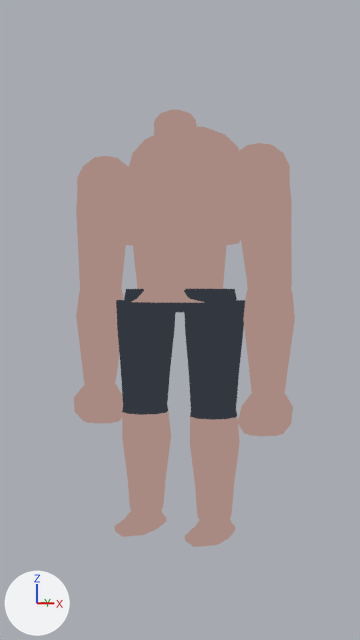
The Blender file assets/series-lead/rig-3d/infected/tank-rig.blend, before and after one commit.
One viewpoint serves both versions: the file's camera 'LeadCam'. The lights are fixed; the arrows at lower left show +X, +Y and +Z. The first picture is the older version.

Objects in the first picture: 'Tank_Arms', 'Tank_Head', 'Tank_Legs', 'Tank_Torso'.
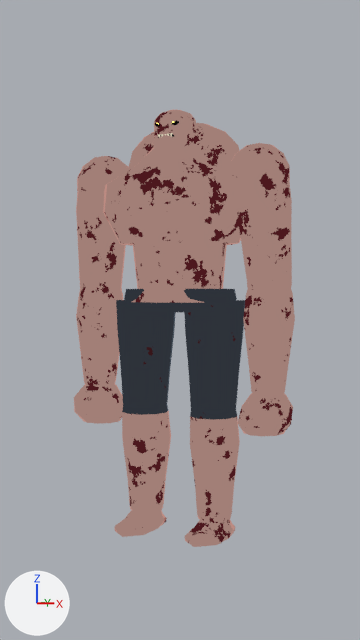
What differs and where, as boxes [x1, y1, x2, y2] in the pictures (360 x 640 px):
'Tank_Arms', surface changed
    both: [76, 143, 294, 436]
'Tank_Legs', surface changed
    both: [116, 289, 245, 545]
'Tank_Torso', surface changed (darker)
    both: [103, 126, 242, 303]
'Tank_Head', surface changed (darker)
    both: [153, 110, 196, 149]
'Tank_HorrorFace', added
    after: [155, 120, 179, 138]

The change, as a list of edits to the scene's bpy script:
```text
Change mat_mat_tank_skin:
    remove # nodes: Group, OutputMaterial
    remove # colours: beige #a88a82, brown #7d635c
    nodes: Emission, Group, LayerWeight, Mix x2, OutputMaterial, TexCoord, TexNoise, ValToRGB x2
    colours: brown #a38078, brown #694d47, black #000000, white #ffffff, dark red #4d181e, grey #b8b8b8, pink #d4968c
Add mat_mat_tank_socket:
    mat_mat_tank_socket = bpy.data.materials.new('Mat_Tank_Socket')
    mat_mat_tank_socket.use_nodes = True; mat_mat_tank_socket.node_tree.nodes.clear()
    _N = mat_mat_tank_socket.node_tree.nodes; _L = mat_mat_tank_socket.node_tree.links
    n0 = _N.new('ShaderNodeOutputMaterial'); n0.name = 'Material Output'
    n1 = _N.new('ShaderNodeGroup'); n1.name = 'Cel2Tone'
    n1.node_tree = ng_cel2tone
    n1.inputs[0].default_value = (0.00335, 0.00273, 0.00273, 1.0)  # 'BaseColor', black #0b0909
    n1.inputs[1].default_value = (0.00121, 0.000911, 0.000911, 1.0)  # 'ShadowColor', black #040303
    n1.inputs[2].default_value = 0.35  # 'Threshold'
    n1.inputs[3].default_value = 0.0  # 'LightTintMix'
    _L.new(n1.outputs[0], n0.inputs[0])  # 'Color' to 'Surface'
Add mat_mat_tank_teeth:
    mat_mat_tank_teeth = bpy.data.materials.new('Mat_Tank_Teeth')
    mat_mat_tank_teeth.use_nodes = True; mat_mat_tank_teeth.node_tree.nodes.clear()
    _N = mat_mat_tank_teeth.node_tree.nodes; _L = mat_mat_tank_teeth.node_tree.links
    n0 = _N.new('ShaderNodeOutputMaterial'); n0.name = 'Material Output'
    n1 = _N.new('ShaderNodeGroup'); n1.name = 'Cel2Tone'
    n1.node_tree = ng_cel2tone
    n1.inputs[0].default_value = (0.708, 0.644, 0.479, 1.0)  # 'BaseColor', pale yellow #dbd2b8
    n1.inputs[1].default_value = (0.305, 0.27, 0.175, 1.0)  # 'ShadowColor', yellow #968e74
    n1.inputs[2].default_value = 0.35  # 'Threshold'
    n1.inputs[3].default_value = 0.0  # 'LightTintMix'
    _L.new(n1.outputs[0], n0.inputs[0])  # 'Color' to 'Surface'
Add mat_mat_tank_eyes:
    mat_mat_tank_eyes = emission_material('Mat_Tank_Eyes')
    mat_mat_tank_eyes.base_color = (1.0, 0.791, 0.133)  # yellow #ffe666
    mat_mat_tank_eyes.strength = 2.6
Add me_tank_horrorface:
    me_tank_horrorface.from_pydata(...)  # 140 vertices, 96 faces; spans x -0.0696..0.0696, y -0.1843..-0.1584, z 2.0283..2.1412
    # faces by material slot: [32, 16, 48]
    me_tank_horrorface.materials.append(mat_mat_tank_socket)
    me_tank_horrorface.materials.append(mat_mat_tank_eyes)  # yellow #ffe666
    me_tank_horrorface.materials.append(mat_mat_tank_teeth)
Add ob_tank_horrorface:
    ob_tank_horrorface = bpy.data.objects.new('Tank_HorrorFace', me_tank_horrorface)
    ob_tank_horrorface.location = (0.0, 0.0, 0.0)
```
